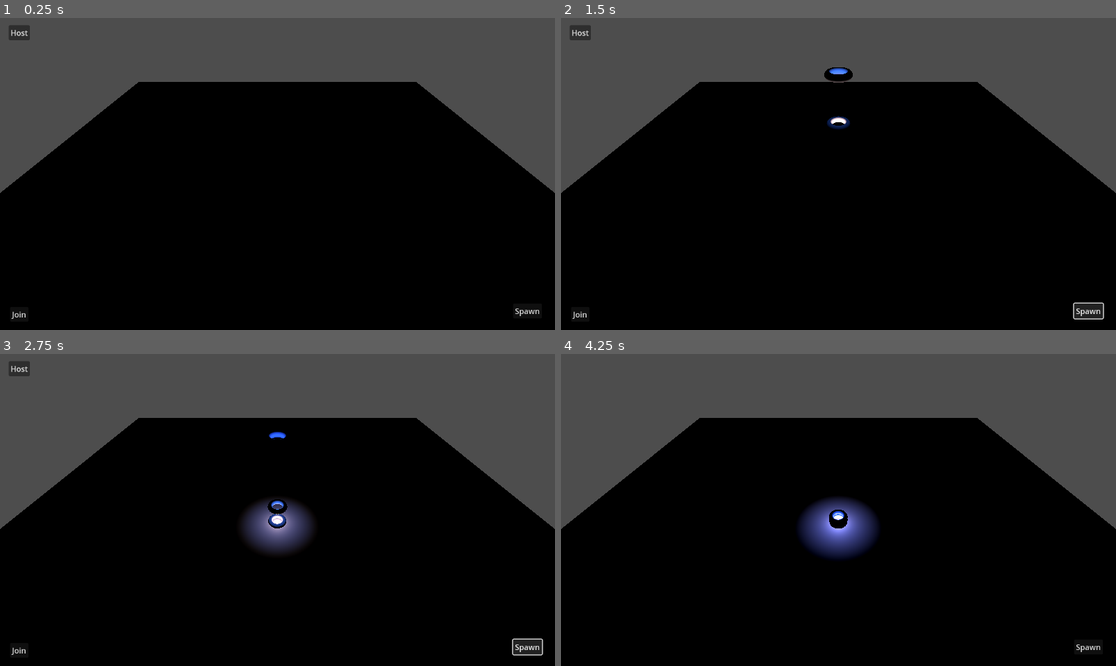
Above: before the commit, frames 1-4 (two rows, left to right).
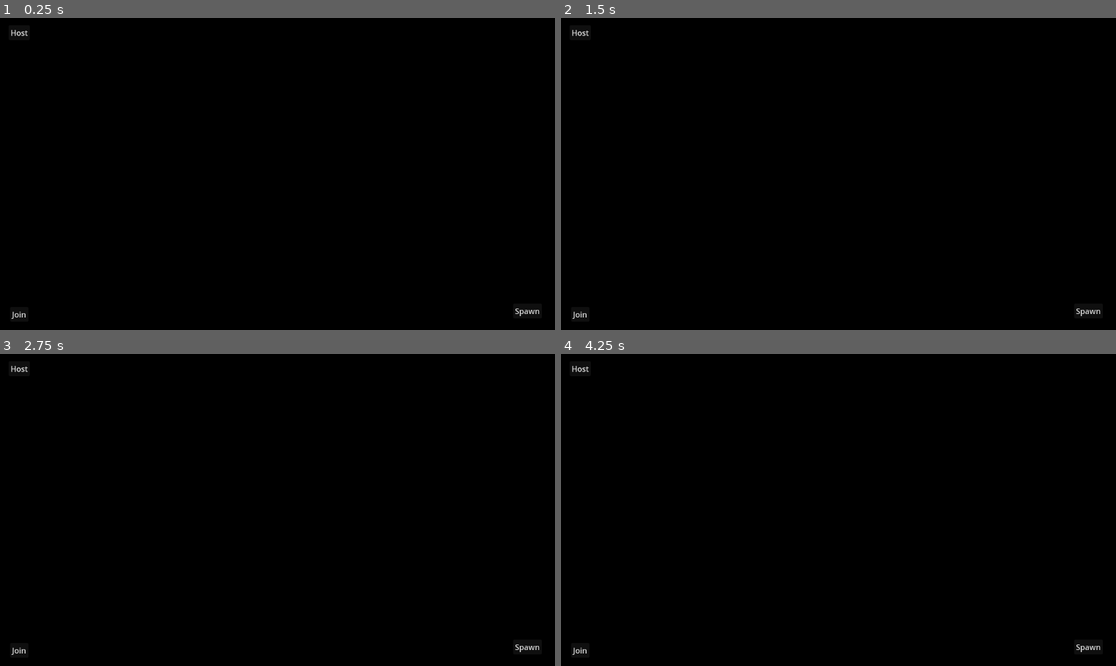
Above: after the commit, the same moments.

Repository: Into-The-Maze/Godot-Multiplayer_aMAZEballs
Game: Godot game, scene res://main.tscn
Two runs of this game, one before a commit and one after it. Both use one fixed random seed, a clock stepped at 60 frames per second and the inputs below.
Inputs:
- Up to frame 1 (0.25 s): no input
- Up to frame 2 (1.5 s): click "Spawn" at 0.5 s; click "Spawn" at 1.25 s
- Up to frame 3 (2.75 s): click "Spawn" at 2 s
- Up to frame 4 (4.25 s): click "Host" at 3.5 s

The runs differ from the first frame. In frame 1, 29% of the frame differs, in the area x 0-100%, y 0-57%; in frame 2, 29%; in frame 3, 31%; in frame 4, 32%, in the area x 0-100%, y 0-97%.

Commit message:
pixel
doesnt work

Diff:
--- a/main.gd
+++ b/main.gd
@@ -3,6 +3,8 @@
 
 const PORT = 135
 var peer = ENetMultiplayerPeer.new()
+
+var shape_id_counter = 0
 
 @export var p: PackedScene  # Player scene
 @export var s: PackedScene  # Shape scene
@@ -25,19 +27,28 @@
 	var shape = s.instantiate()
 	shape.position = Vector3(0, 10, 0)
 	add_child(shape)
-	# Now tell all connected peers (including this one)
-	# to create a matching shape.
-	rpc("spawn_shape_remote", shape.position)
+
+	# Assign a unique ID to each shape.
+	shape_id_counter += 1
+	var shape_id = shape_id_counter
+
+	# Now tell all clients to create a matching shape.
+	rpc("spawn_shape_remote", shape.position, shape_id)
 
 @rpc("call_remote")  # This runs on every peer.
-func spawn_shape_remote(pos: Vector3) -> void:
+func spawn_shape_remote(pos: Vector3, shape_id: int) -> void:
 	# On the server we already spawned it, so only let clients do so.
 	if multiplayer.is_server():
 		return
+
+	# Avoid spawning the same shape multiple times by tracking IDs.
+	if has_node(str(shape_id)):
+		return  # Shape with this ID already exists.
+
 	var shape = s.instantiate()
 	shape.position = pos
+	shape.name = str(shape_id)  # Store the ID to prevent duplicates
 	add_child(shape)
-
 
 func _on_join_pressed() -> void:
 	peer.create_client("localhost", PORT)
--- a/main.tscn
+++ b/main.tscn
@@ -1,14 +1,32 @@
-[gd_scene load_steps=6 format=3 uid="uid://bu7fttgyr2rvg"]
+[gd_scene load_steps=11 format=3 uid="uid://bu7fttgyr2rvg"]
 
 [ext_resource type="Script" path="res://main.gd" id="1_u7eej"]
 [ext_resource type="PackedScene" uid="uid://f1kp6hwdbk7o" path="res://shape.tscn" id="2_0clic"]
 [ext_resource type="PackedScene" uid="uid://dp3krt5jj86rf" path="res://player.tscn" id="2_tjpjl"]
+[ext_resource type="Shader" path="res://shadermain.gdshader" id="4_u1g2t"]
 
 [sub_resource type="BoxShape3D" id="BoxShape3D_v2pwo"]
 size = Vector3(60, 2, 60)
 
+[sub_resource type="StandardMaterial3D" id="StandardMaterial3D_ne0xh"]
+
 [sub_resource type="BoxMesh" id="BoxMesh_1r7qk"]
+material = SubResource("StandardMaterial3D_ne0xh")
 size = Vector3(60, 2, 60)
+
+[sub_resource type="Environment" id="Environment_3jtvu"]
+background_mode = 1
+background_energy_multiplier = 0.0
+glow_enabled = true
+volumetric_fog_enabled = true
+volumetric_fog_density = 0.1
+
+[sub_resource type="ShaderMaterial" id="ShaderMaterial_weh46"]
+shader = ExtResource("4_u1g2t")
+shader_parameter/amount = 120
+
+[sub_resource type="ViewportTexture" id="ViewportTexture_ejvh8"]
+viewport_path = NodePath("SubViewportContainer/SubViewport")
 
 [node name="Main" type="Node"]
 script = ExtResource("1_u7eej")
@@ -72,8 +90,36 @@
 _spawnable_scenes = PackedStringArray("res://player.tscn")
 spawn_path = NodePath("..")
 
-[node name="Camera3D" type="Camera3D" parent="."]
+[node name="WorldEnvironment" type="WorldEnvironment" parent="."]
+environment = SubResource("Environment_3jtvu")
+
+[node name="SubViewportContainer" type="SubViewportContainer" parent="."]
+z_index = -2
+z_as_relative = false
+anchors_preset = 15
+anchor_right = 1.0
+anchor_bottom = 1.0
+grow_horizontal = 2
+grow_vertical = 2
+stretch = true
+
+[node name="SubViewport" type="SubViewport" parent="SubViewportContainer"]
+handle_input_locally = false
+size = Vector2i(1152, 648)
+render_target_clear_mode = 1
+render_target_update_mode = 4
+
+[node name="Camera3D" type="Camera3D" parent="SubViewportContainer/SubViewport"]
 transform = Transform3D(1, 0, 0, 0, 0.707107, 0.707107, 0, -0.707107, 0.707107, 0, 15, 15)
+current = true
+size = 100.0
+
+[node name="TextureRect" type="TextureRect" parent="SubViewportContainer"]
+z_index = -1
+z_as_relative = false
+material = SubResource("ShaderMaterial_weh46")
+layout_mode = 2
+texture = SubResource("ViewportTexture_ejvh8")
 
 [connection signal="pressed" from="Control/Host" to="." method="_on_host_pressed"]
 [connection signal="pressed" from="Control/Join" to="." method="_on_join_pressed"]
--- /dev/null
+++ b/node_2d.gd
@@ -0,0 +1,21 @@
+extends Node2D
+
+@onready var texture_rect = $TextureRect  # Reference to your TextureRect (to get the texture)
+@onready var viewport = $SubViewport         # Reference to your Viewport
+@onready var mesh_instance = $MeshInstance2D # Reference to your MeshInstance (or create it dynamically)
+
+func _ready():
+	# Assuming the setup is correct
+	var texture = viewport.get_texture()
+
+	# Create a ShaderMaterial or use a SpatialMaterial
+	var material = ShaderMaterial.new()
+
+	# Apply the texture to the material's shader parameter
+	material.set_shader_param("texture", texture)
+
+	# Set the material to the MeshInstance
+	mesh_instance.material_override = material
+
+	# Ensure the MeshInstance is visible in the scene
+	mesh_instance.visible = true
--- /dev/null
+++ b/shadermain.gdshader
@@ -0,0 +1,13 @@
+shader_type canvas_item;
+
+uniform int amount = 40;
+
+void fragment()
+{
+    vec2 grid_uv = round(UV * float(amount)) / float(amount);
+
+
+    vec4 text = texture(TEXTURE, grid_uv);
+
+    COLOR = text;
+}
--- a/shape.tscn
+++ b/shape.tscn
@@ -6,7 +6,12 @@
 height = 0.5
 radius = 1.0
 
+[sub_resource type="StandardMaterial3D" id="StandardMaterial3D_x7ge5"]
+metallic_specular = 1.0
+roughness = 0.0
+
 [sub_resource type="TorusMesh" id="TorusMesh_hjnji"]
+material = SubResource("StandardMaterial3D_x7ge5")
 
 [sub_resource type="SceneReplicationConfig" id="SceneReplicationConfig_fg87x"]
 properties/0/path = NodePath(".:position")
@@ -29,6 +34,7 @@
 mesh = SubResource("TorusMesh_hjnji")
 
 [node name="OmniLight3D" type="OmniLight3D" parent="."]
+shadow_enabled = true
 
 [node name="MultiplayerSynchronizer" type="MultiplayerSynchronizer" parent="."]
 replication_config = SubResource("SceneReplicationConfig_fg87x")
Not shown: 1 places in shape.tscn that only renumber resources
